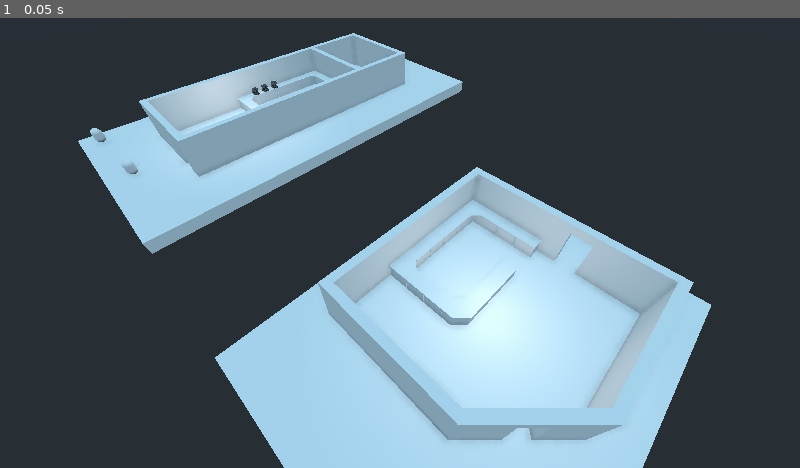
Above: before the commit, frame 1.
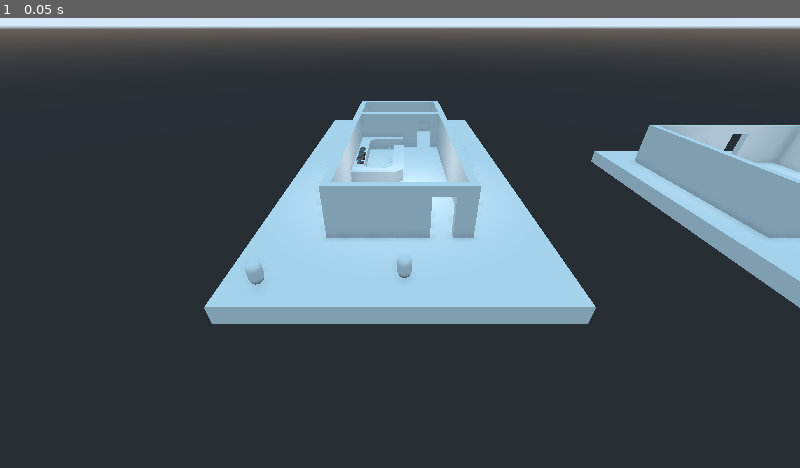
Above: after the commit, the same moment.

Repository: outfrost/ld49
Game: Godot game, scene res://level/CafeNavmesh.tscn
The game is run twice, just before and just after one commit, with the same random seed, the same clock (stepped at 60 frames per second) and the same inputs. This scene is started directly instead of the project's main scene.
Inputs:
- Up to frame 1 (0.05 s): no input

The runs differ from the first frame. In frame 1, 56% of the frame differs, in the area x 0-100%, y 0-100%.

Commit message:
Mouse hovering example

Diff:
--- /dev/null
+++ b/MouseHover.gd
@@ -0,0 +1,20 @@
+extends Spatial
+
+
+# Declare member variables here. Examples:
+# var a = 2
+# var b = "text"
+
+
+# Called when the node enters the scene tree for the first time.
+func _ready():
+	pass # Replace with function body.
+
+
+# Called every frame. 'delta' is the elapsed time since the previous frame.
+#func _process(delta):
+#	pass
+
+
+func _on_Area_mouse_entered():
+	print("Mouse stuff")
--- /dev/null
+++ b/MouseHoverExample.tscn
@@ -0,0 +1,27 @@
+[gd_scene load_steps=4 format=2]
+
+[ext_resource path="res://MouseHover.gd" type="Script" id=1]
+
+[sub_resource type="BoxShape" id=1]
+extents = Vector3( 0.962701, 0.199491, 0.436005 )
+
+[sub_resource type="SphereMesh" id=2]
+
+[node name="Spatial" type="Spatial"]
+script = ExtResource( 1 )
+
+[node name="Area" type="Area" parent="."]
+
+[node name="CollisionShape" type="CollisionShape" parent="Area"]
+transform = Transform( 0.273076, 0, 0, 0, 1, 0, 0, 0, 1, 0, 0, 0 )
+shape = SubResource( 1 )
+
+[node name="Camera" type="Camera" parent="."]
+transform = Transform( 1, 0, 0, 0, 1, 0, 0, 0, 1, 0, 0, 2.43911 )
+
+[node name="MeshInstance" type="MeshInstance" parent="."]
+transform = Transform( 0.187039, 0, 0, 0, 0.187039, 0, 0, 0, 0.187039, 0, 0, 0 )
+mesh = SubResource( 2 )
+material/0 = null
+
+[connection signal="mouse_entered" from="Area" to="." method="_on_Area_mouse_entered"]
--- a/game/customer/GenericCustomer.gd
+++ b/game/customer/GenericCustomer.gd
@@ -1,7 +1,7 @@
 extends KinematicBody
 
-
 enum states {idle, drinking, walking}
+var current_state = states.idle
 
 export var max_speed:float = 10
 var current_speed:float = 0
@@ -12,9 +12,11 @@
 var path_node = 0
 onready var navmesh:Navigation = get_parent()
 
-onready var collision_raycast:RayCast = $RayCast
+var locked_height:float = 0
 
-var locked_height:float = 0
+signal waiting_for_drink
+signal started_walking
+signal started_idling
 
 func find_seat():
 	var seats = get_tree().get_nodes_in_group("drinking_spot")
@@ -24,19 +26,17 @@
 			target = i
 			move_to(target.global_transform.origin)
 			break
+
 # Called when the node enters the scene tree for the first time.
 func _ready():
 	locked_height = global_transform.origin.y
-
 	find_seat()
 
-
 func _physics_process(delta):
-	var colliding_with_customer = false
-	if collision_raycast.is_colliding() and collision_raycast.get_collider().is_in_group("customer"):
-		 colliding_with_customer = true #Reconsider life choices
-
 	if path_node < path.size():
+		if current_state != states.walking:
+			current_state = states.walking
+			emit_signal("started_walking")
 		var direction:Vector3 = path[path_node] - global_transform.origin
 		if direction.length() < 1:
 			path_node += 1
@@ -44,6 +44,10 @@
 			current_speed = lerp(current_speed, max_speed, 0.01)
 			move_and_slide(direction.normalized() * current_speed, Vector3.UP)
 			global_transform.origin.y = locked_height
+	else:
+		if current_state == states.walking:
+			current_state = states.idle
+			emit_signal("started_idling")
 
 func move_to(target):
 	path = navmesh.get_simple_path(global_transform.origin, target)
--- a/level/CafeNavmesh.tscn
+++ b/level/CafeNavmesh.tscn
@@ -117,5 +117,7 @@
 [node name="customer2" parent="Navigation" index="5" instance=ExtResource( 2 )]
 transform = Transform( 0.33354, 0, 0, 0, 0.396549, 0, 0, 0, 0.362173, 0.204835, 0.616033, 22.5418 )
 
-[node name="Camera" type="Camera" parent="." index="45"]
+[node name="Camera" parent="." index="45"]
 transform = Transform( 1, 0, 0, 0, 0.830275, 0.557354, 0, -0.557354, 0.830275, 0, 9.4901, 33.9201 )
+current = false
+far = 100.0
